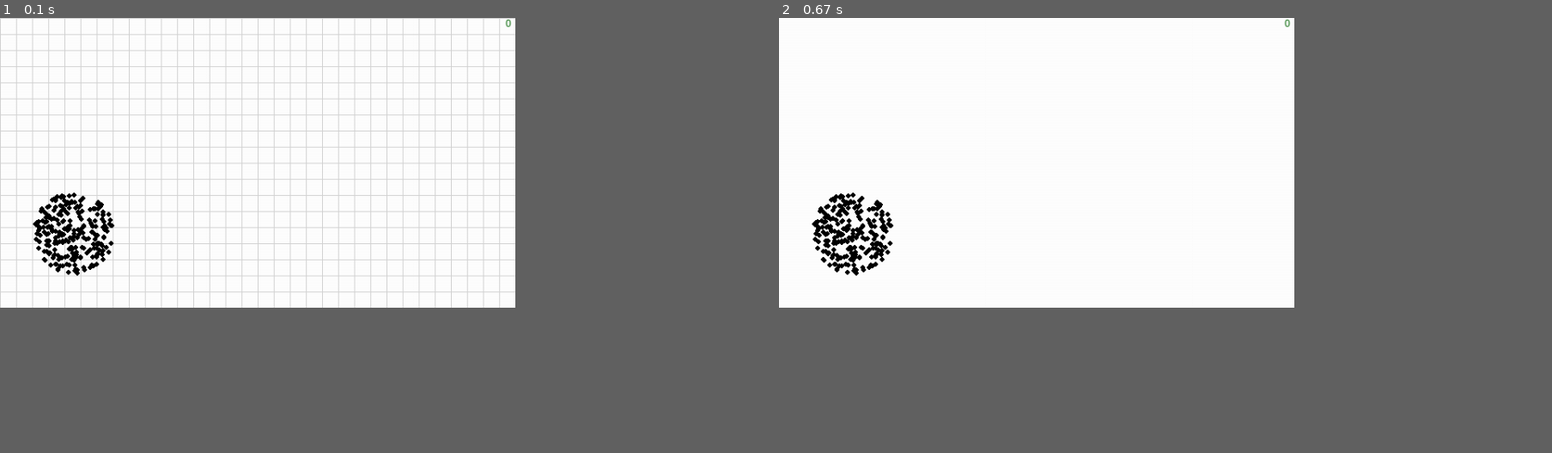
Above: before the commit, frames 1-2 (left to right).
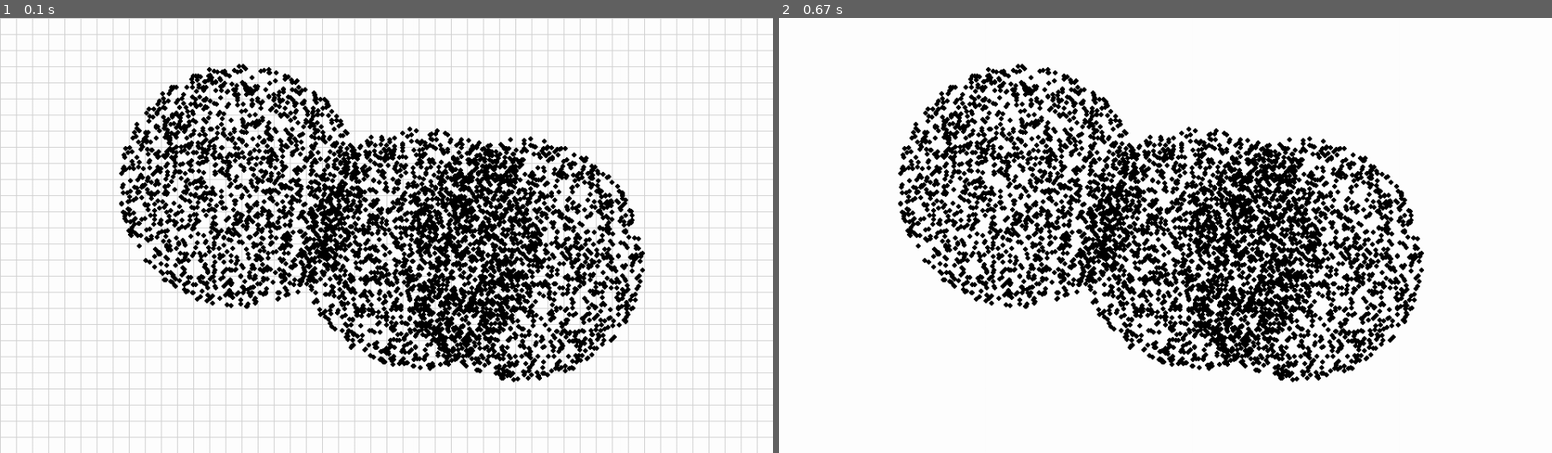
Above: after the commit, the same moments.

Repository: TaylorTurnerIT/Pygame---k-means-Visualizer
Game: pygame game, started from kmeans.py
Same seed, same stepped clock (60 frames per second), same inputs: the game is played once before the commit and once after it.
Inputs:
- Up to frame 1 (0.1 s): no input
- Up to frame 2 (0.67 s): tap G at 0.33 s
The window is 600x337 before the commit and 900x506 after it. Grey fills any space a smaller window leaves; there, only what the larger window draws over its background counts as a difference.

The runs differ from the first frame. In frame 1, 25% of the frame differs, in the area x 0-100%, y 0-100%; in frame 2, 21%.

Commit message:
Optimized data generation

Diff:
--- a/kmeans.py
+++ b/kmeans.py
@@ -1,6 +1,7 @@
 import pygame
 import numpy as np
 import random
+import time
 from screen import *
 
 # INIT
@@ -37,13 +38,13 @@
 class DataCreator:
     def __init__(self):
         # GAME OBJECTS
-        self.dataCount = 250 # number of data points to generate
+        self.dataCount = 5000 # number of data points to generate
         self.dataList = [] # array to store all data points
         self.clusterCount = 3 # number of clusters to generate, also used to determine number of clusters for a k-means alg.
         self.clusterList = [] # Stores the cluster
-        self.genRadius = 50 # Radius of the generation circle
+        self.genRadius = 150 # Radius of the generation circle
         self.pointDrawRadius = 3 # Size of each data point (visual only)
-        self.pointColor = "black"
+        self.pointColor = "black" # Defaults color to black
         self.generateClusters() # When the object is created, generate the clusters, then the data
         self.generateData()
 
@@ -55,28 +56,34 @@
         for i in range(self.clusterCount):
             self.clusterOrigin = pygame.Vector2(int(random.randint(self.genRadius, screen.screenWidth-self.genRadius)), …(181 unchanged characters)…
             self.clusterList.append(self.clusterOrigin)
-            print("Cluster origin is at ")
-            print(self.clusterOrigin)
+            # print("Cluster origin is at ")
+            # print(self.clusterOrigin)
 
     # Generates the data within the clusters, the clusters MUST be generated before this can work.
     def generateData(self):
+        startTime = time.time()
+
         for n in range(self.dataCount):
-            cluster = random.randint(0, self.clusterCount-1) # Between 1 and cluster count, but zero indexed
+            cluster = n%self.clusterCount
+            # cluster = random.randint(0, self.clusterCount-1) # Between 1 and cluster count, but zero indexed
             origin = self.clusterList[cluster] # Gets current cluster
-            randCoordinate = pygame.Vector2(0,0) # Defaults to 0,0
-
             angle = random.uniform(0,1) * 2 * np.pi # Gets a random angle direction in a circular area
+            # angle = random.random()%1 * 2 * np.pi
             radius = self.genRadius * np.sqrt(random.uniform(0,1)) # Gets a random distance from the origin to generates
             # Generates cartesian coordinates from angle and radius
-            randx = radius * np.cos(angle)+self.clusterOrigin.x
-            randy = radius * np.sin(angle)+self.clusterOrigin.y
+            randx = radius * np.cos(angle)+origin.x # origin offsets the generation origin
+            randy = radius * np.sin(angle)+origin.y
             randCoordinate = pygame.Vector2(randx, randy)
             # This line appends the coordinate, radius, color, AND assigns each point to be neighbors with all others
             newPoint = Point(randCoordinate, self.pointDrawRadius, self.pointColor, self.dataList)
-            screen.addDraw(newPoint, 1)
+            screen.addDraw(newPoint, cluster) # Draws each cluster on its own layer (this is not how it should work, only done this way for debugging)
             self.dataList.append(newPoint)
+            # print(n)
 
-
+        # DEBUG PERFORMANCE
+        endTime = time.time()
+        print("Generation Time: ")
+        print(endTime-startTime)
 
 Data = DataCreator()
 
--- a/screen.py
+++ b/screen.py
@@ -1,5 +1,4 @@
 import pygame
-import logging
 from math import floor
 
 pygame.init()
@@ -10,11 +9,11 @@
 class Screen:
     # Input of to caption text, horizontal width, vertical height
     defaultCaption = "Default Program"
-    defaultScreenWidth = floor(pygame.display.Info().current_w/2)
-    defaultScreenHeight = floor(pygame.display.Info().current_h/2)
+    defaultScreenWidth = floor(pygame.display.Info().current_w*0.75)
+    defaultScreenHeight = floor(pygame.display.Info().current_h*0.75)
     defaultGridStatus = True
     defaultGridSize = 20 # px
-    defaultFpsStatus = True
+    defaultFpsStatus = False
     defaultFpsSize = 12 # px
 
     def __init__(self, captionInput = defaultCaption, screenWidthInput = defaultScreenWidth, screenHeightInput = defaultScreenHeight):
@@ -50,15 +49,16 @@
     # Sorts the draw array by layer
     def sort(self, unsortedArray):
         array = unsortedArray
-        i = 1
-        while (i < len(array)):
-            j = i
-            while (j > 0 and array[j-1] > array[j]):
-                dummy = array[j]
-                array[j] = array[j-1]
-                array[j-1] = dummy
-                j -= 1
-            i += 1
+        if(array[len(array)-1] > array[len(array)-2]):
+            i = 1
+            while (i < len(array)):
+                j = i
+                while (j > 0 and array[j-1] > array[j]):
+                    dummy = array[j]
+                    array[j] = array[j-1]
+                    array[j-1] = dummy
+                    j -= 1
+                i += 1
         return array
 
     # Optional toggles
